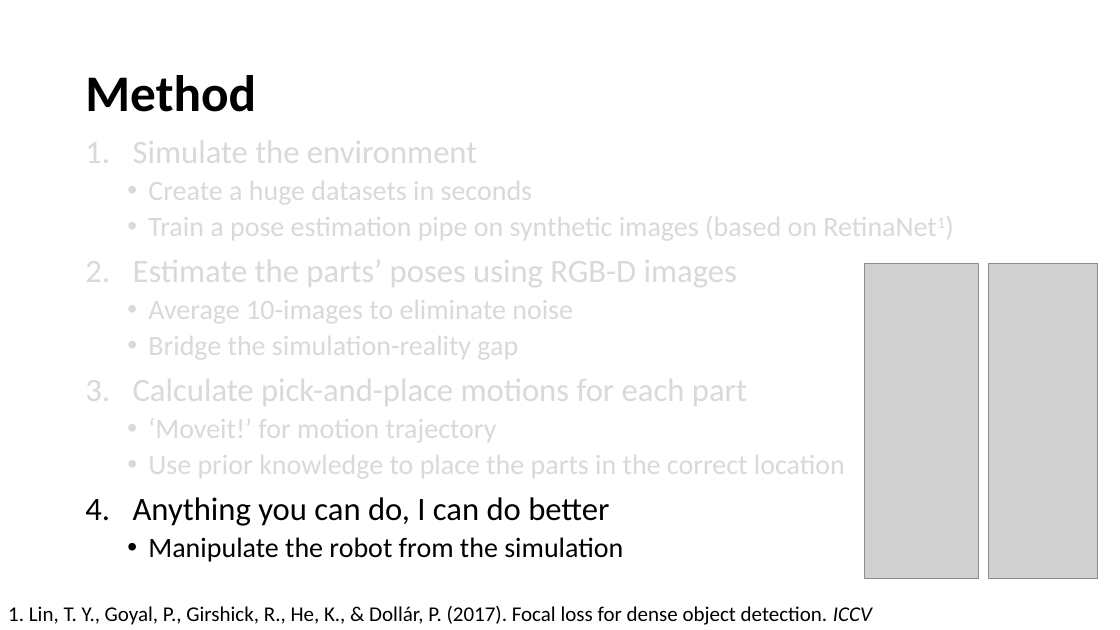
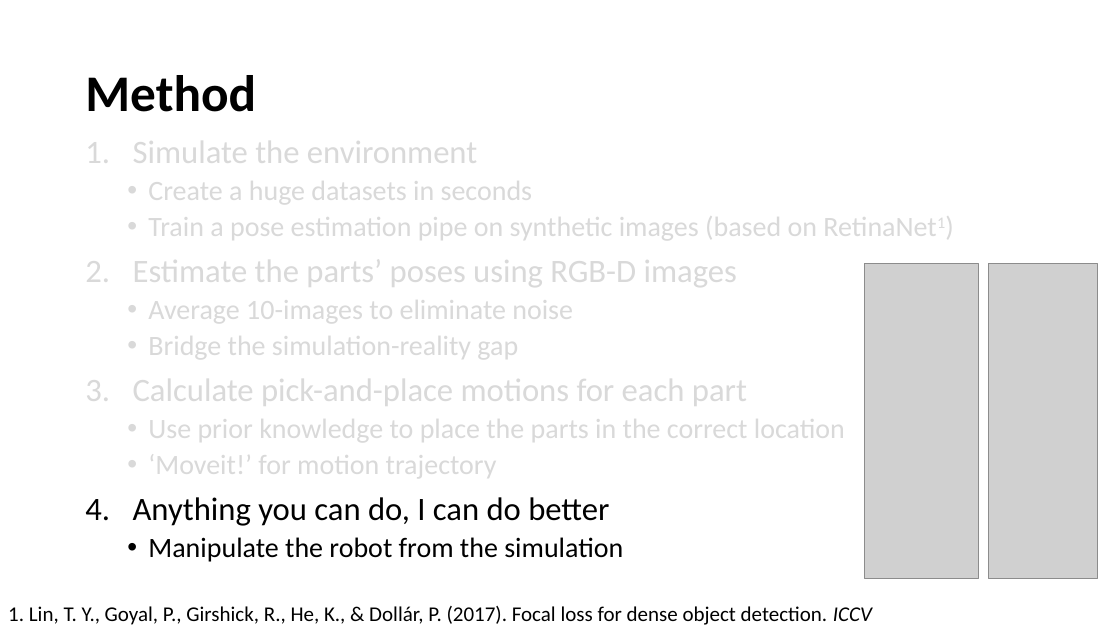
Before and after one commit to farjon/IRS_course, a slide deck: slide 7 of FinalProject/FinalProject.pptx. Drawn at 1120x630 pixels with LibreOffice and Linux fonts; fonts in the diff are those of the drawing; grey boxes stand for pictures. Boxes give left, top, right and bottom in pixels: in the first picture for what was removed or moved away, otherwise in the second. Text is boxed around its words. In the diff, an @@ line names an element or a change of style, - is before the commit and + after.

```diff
--- a/FinalProject/FinalProject.pptx
+++ b/FinalProject/FinalProject.pptx
@@ text at bbox=[148, 412, 845, 446]: paragraph added @@
+  • Use prior knowledge to place the parts in the correct location
@@ text at bbox=[148, 448, 845, 482]: paragraph removed @@
-  • Use prior knowledge to place the parts in the correct location
```
Also in this commit, not shown: 5 other slides changed, 1 other file.
